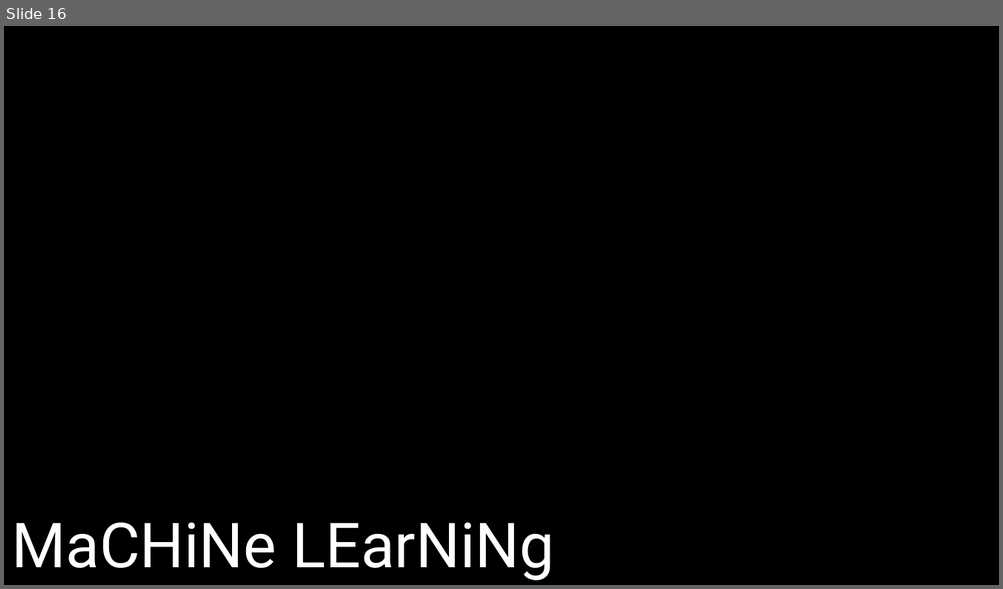
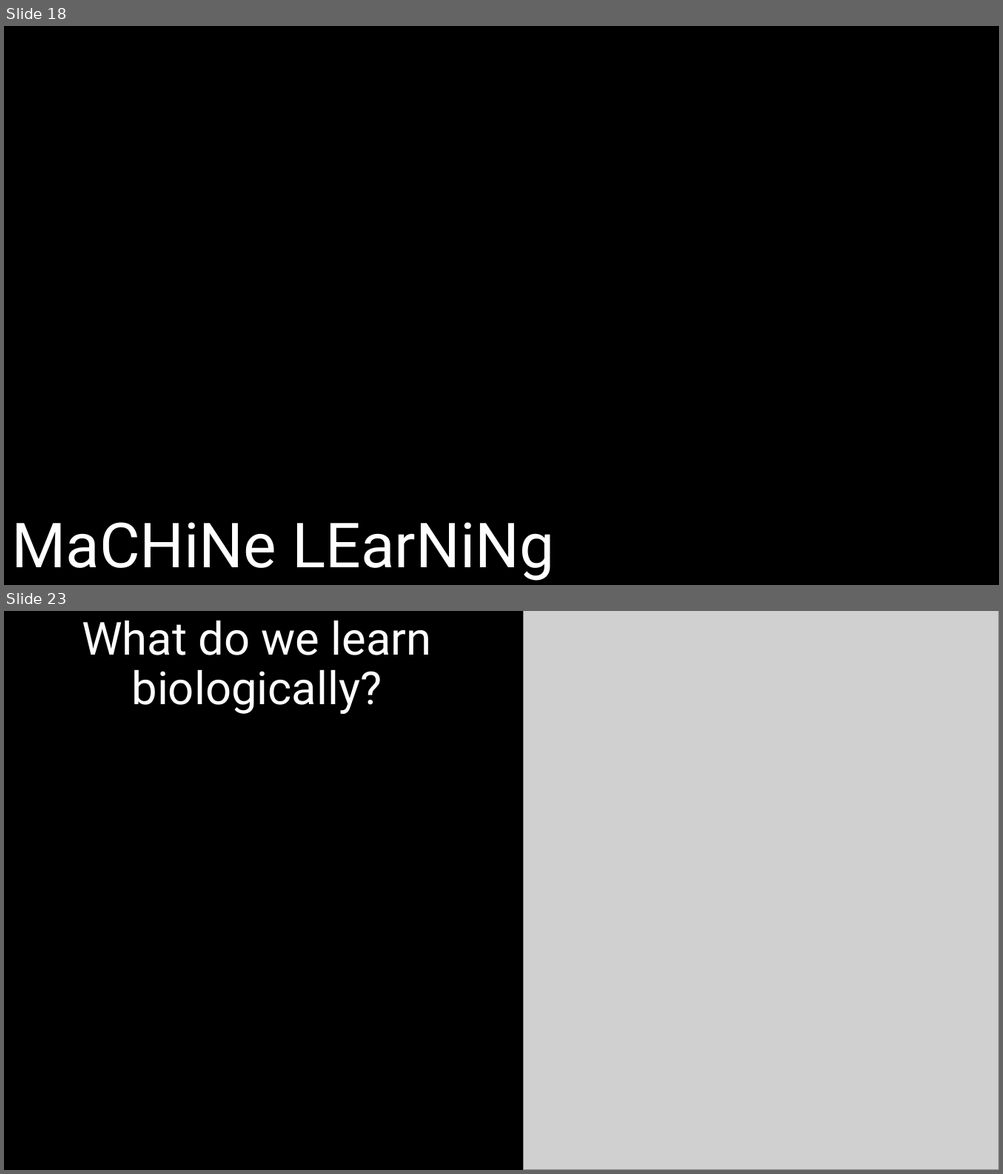
Before and after one commit to DeonRoos/stats-for-biologists, a slide deck: Lecture 5 - Cont LM/Slides/Linear models_w_Continuous.pptx. Shown one above the other, each under a label of ours: slide 16 before the commit, slides 18 and 23 after it; the slides between them are not shown. The pictures are 1003x589 and 1003x1174 pixels, drawn with LibreOffice and Linux fonts; fonts in the diff are those of the drawing; grey boxes stand for pictures. Boxes give left, top, right and bottom in pixels: in the first picture for what was removed or moved away, otherwise in the second. Text is boxed around its words. In the diff, an @@ line names an element or a change of style, - is before the commit and + after.

```diff
--- a/Lecture 5 - Cont LM/Slides/Linear models_w_Continuous.pptx
+++ b/Lecture 5 - Cont LM/Slides/Linear models_w_Continuous.pptx
@@ slide 23 added at (4, 611, 999, 1170), background #000000 @@
@@ title added at (82, 620, 432, 714), 44 pt, text #FFFFFF @@
+What do we learn biologically?
@@ picture added at (523, 611, 999, 1170) @@
@@ what was slide 16 is now slide 18 @@
```
Also in this commit, not shown: 9 slides changed, 8 other slides added, 5 slides removed, 8 other files.
